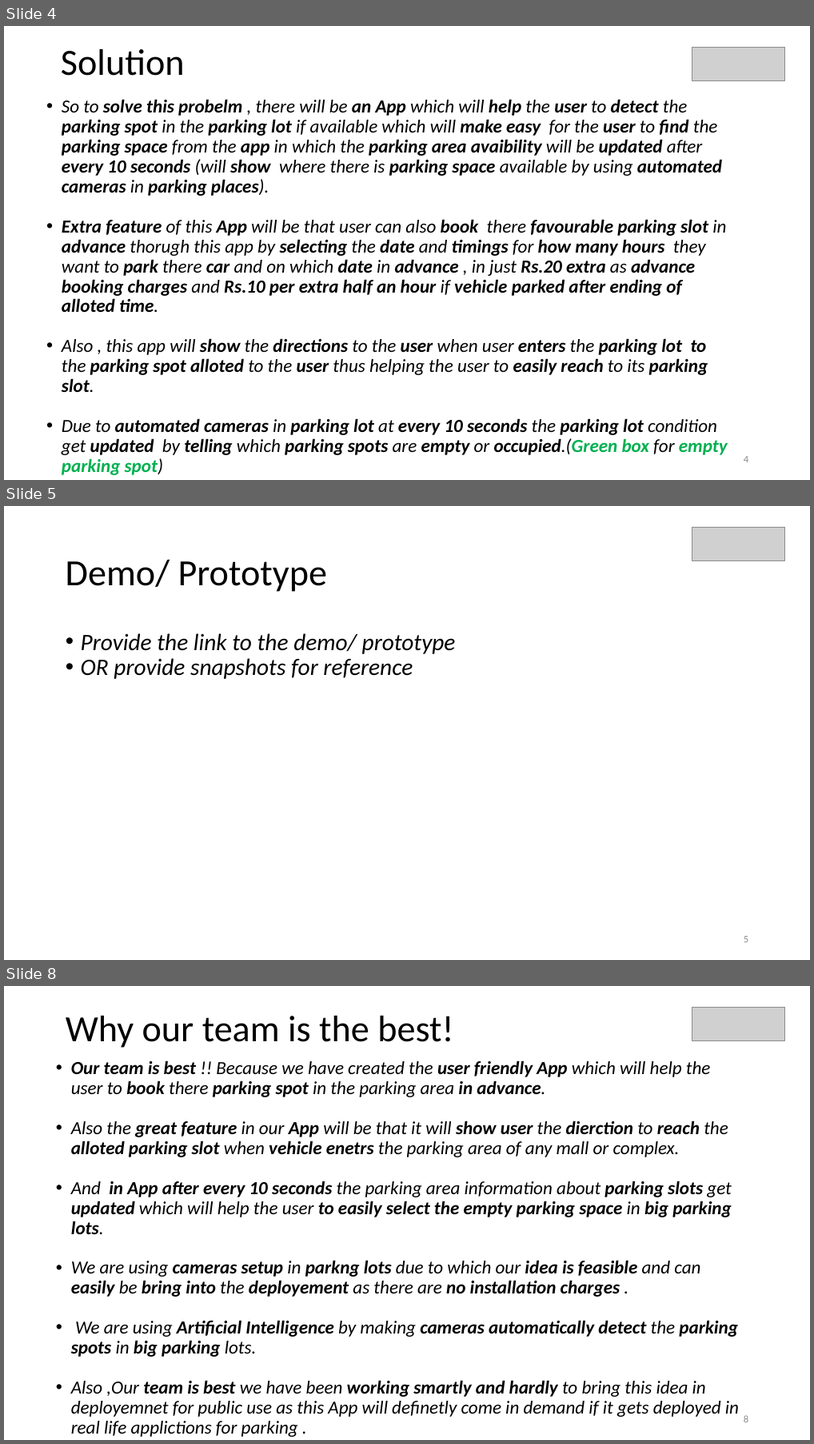
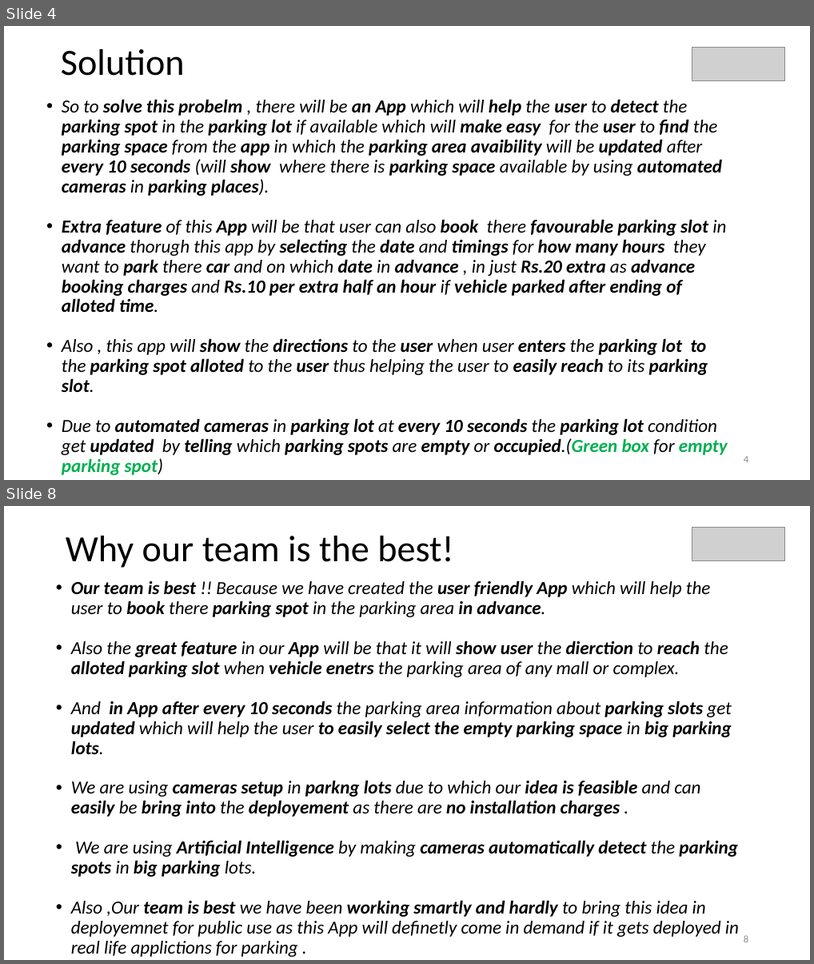
Before and after one commit to aryachiranjeev/Parking-Lot, a slide deck: Sample_Submission_CG19_hackathon.pptx. Shown one above the other, each under a label of ours: slides 4, 5 and 8 before the commit, slides 4 and 8 after it; the slides between them are not shown. The pictures are 814x1444 and 814x964 pixels, drawn with LibreOffice and Linux fonts; fonts in the diff are those of the drawing; grey boxes stand for pictures. Boxes give left, top, right and bottom in pixels: in the first picture for what was removed or moved away, otherwise in the second. Text is boxed around its words. In the diff, an @@ line names an element or a change of style, - is before the commit and + after.

```diff
--- a/Sample_Submission_CG19_hackathon.pptx
+++ b/Sample_Submission_CG19_hackathon.pptx
@@ slide 5 removed at [4,506,810,960], background #FFFFFF @@
@@ picture removed at [693,527,785,560] @@
@@ text removed at [66,560,327,592] @@
-Demo/ Prototype
@@ text removed at [81,633,456,679] @@
-• Provide the link to the demo/ prototype
-• OR provide snapshots for reference
@@ page number removed at [744,936,749,942] @@
-5
```
Also in this commit, not shown: 3 slides changed, 2 slides added, 1 other slide removed.
